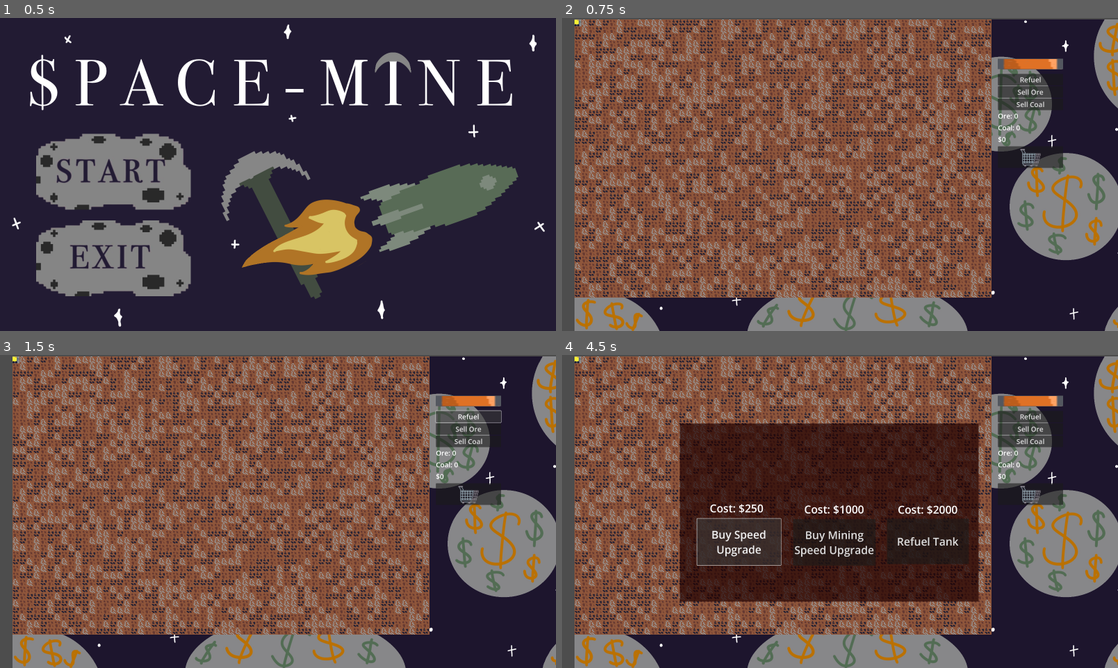
Above: before the commit, frames 1-4 (two rows, left to right).
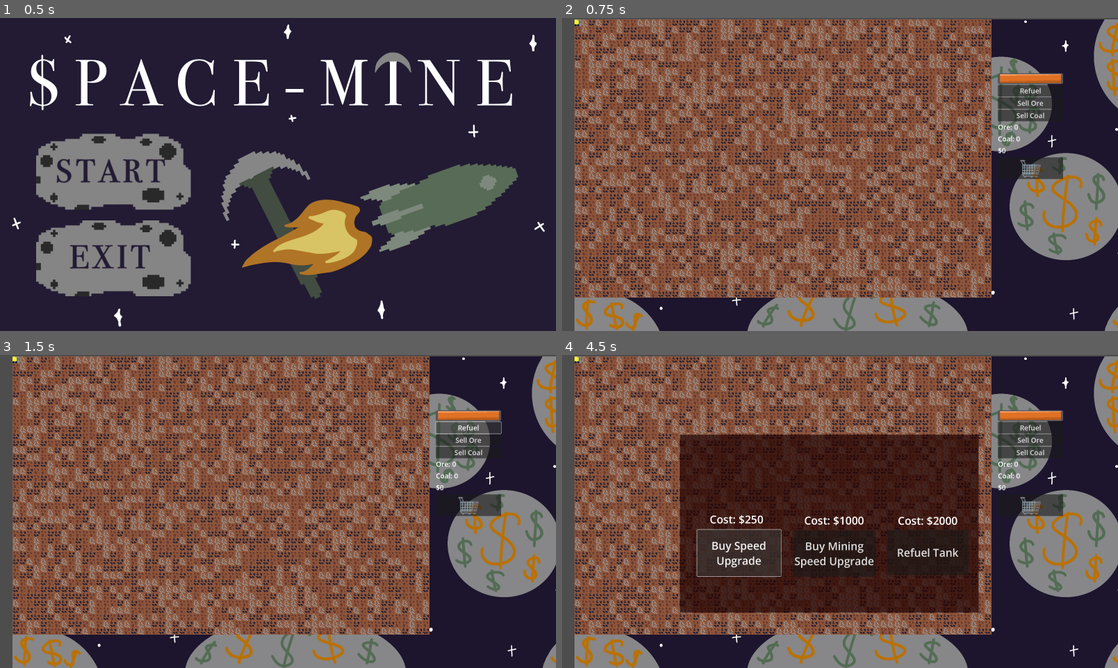
Above: after the commit, the same moments.

Repository: MellifiedRadishes/Space-Mine
Game: Godot game, scene res://main_menu.tscn
Same seed, same stepped clock (60 frames per second), same inputs: the game is played once before the commit and once after it.
Inputs (mouse positions are in pixels of both pictures, inside the frame that each line leads up to):
- Up to frame 1 (0.5 s): no input
- Up to frame 2 (0.75 s): click (673, 171) at 0.5 s
- Up to frame 3 (1.5 s): click "Refuel" at 1.25 s
- Up to frame 4 (4.5 s): click "Sell Ore" at 2 s; click "Sell Coal" at 2.75 s; click "Cost: $250" at 3.5 s; click "Buy Speed Upgrade" at 4.25 s

Frame 1 is identical in both runs. In frame 2, 2.0% of the frame differs, in the area x 78-91%, y 12-52%; in frame 3, 2.1%; in frame 4, 8.8%, in the area x 21-91%, y 12-83%.

Commit message:
Fixed fuel bar

Diff:
--- a/DemoScene.tscn
+++ b/DemoScene.tscn
@@ -39,7 +39,7 @@
 coalText = NodePath("../VBoxContainer/CoalText")
 ironText = NodePath("../VBoxContainer/IronText")
 moneyText = NodePath("../VBoxContainer/MoneyText")
-fuelBar = NodePath("../Fuelbar")
+fuelBar = NodePath("../VBoxContainer/Fuelbar")
 sellOreButton = NodePath("../VBoxContainer/SellIron")
 sellCoalButton = NodePath("../VBoxContainer/SellCoal")
 refuelButton = NodePath("../VBoxContainer/Refuel")
@@ -52,24 +52,6 @@
 script = ExtResource("1_pfxyt")
 tileScene = ExtResource("3_8simn")
 
-[node name="Fuelbar" type="TextureProgressBar" parent="."]
-custom_minimum_size = Vector2(0, 50)
-layout_mode = 1
-anchors_preset = -1
-offset_left = 2250.0
-offset_top = 180.0
-offset_right = 2300.0
-offset_bottom = 480.0
-rotation = 1.5708
-max_value = 300.0
-step = 5.0
-value = 150.0
-fill_mode = 3
-nine_patch_stretch = true
-texture_under = ExtResource("6_rmjwo")
-texture_over = ExtResource("7_amc7c")
-texture_progress = ExtResource("8_ktrvb")
-
 [node name="VBoxContainer" type="VBoxContainer" parent="."]
 layout_mode = 1
 anchors_preset = -1
@@ -81,6 +63,17 @@
 offset_bottom = -710.0
 grow_horizontal = 2
 grow_vertical = 2
+
+[node name="Fuelbar" type="TextureProgressBar" parent="VBoxContainer"]
+custom_minimum_size = Vector2(0, 50)
+layout_mode = 2
+max_value = 300.0
+step = 5.0
+value = 150.0
+nine_patch_stretch = true
+texture_under = ExtResource("6_rmjwo")
+texture_over = ExtResource("7_amc7c")
+texture_progress = ExtResource("8_ktrvb")
 
 [node name="Refuel" type="Button" parent="VBoxContainer"]
 layout_mode = 2
